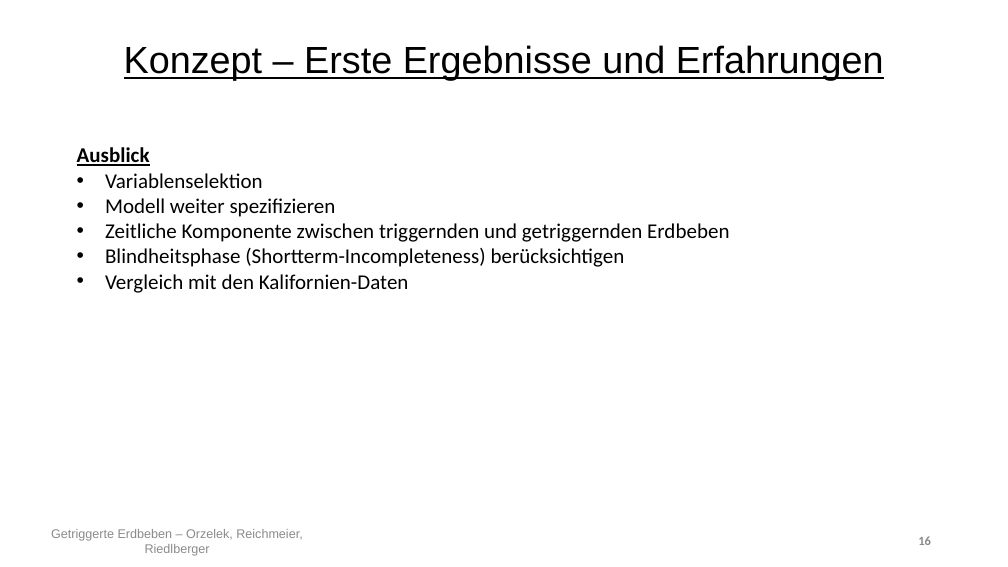
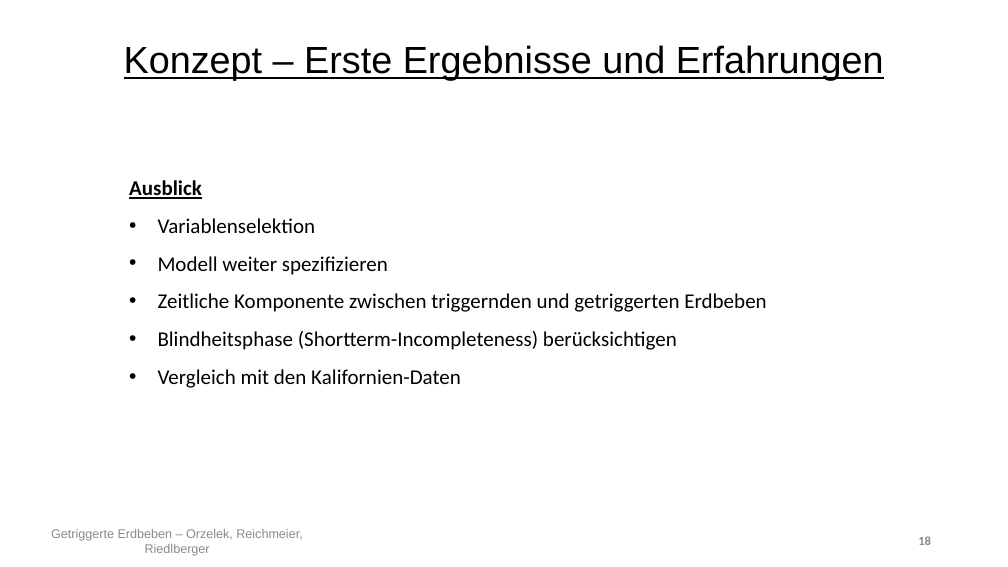
Before and after one commit to Kati77/Praktikum-Erdbeben, a slide deck: slide 18 of PP.pptx (slide 16 before the commit). Drawn at 1008x567 pixels with LibreOffice and Linux fonts; fonts in the diff are those of the drawing. Boxes give left, top, right and bottom in pixels: in the first picture for what was removed or moved away, otherwise in the second. Text is boxed around its words. In the diff, an @@ line names an element or a change of style, - is before the commit and + after.

```diff
--- a/PP.pptx
+++ b/PP.pptx
@@ text "Ausblick": place and size @@
-text "Ausblick" at [77,147,729,293]
+text "Ausblick" at [129,180,766,388]
@@ text at [129,180,677,388]: line spacing 1 to 1.5 @@
@@ text at [158,293,766,312]: text changed @@
-• Zeitliche Komponente zwischen triggernden und getriggernden Erdbeben
+• Zeitliche Komponente zwischen triggernden und getriggerten Erdbeben
```
Also in this commit, not shown: 11 other slides changed, 2 slides added.
